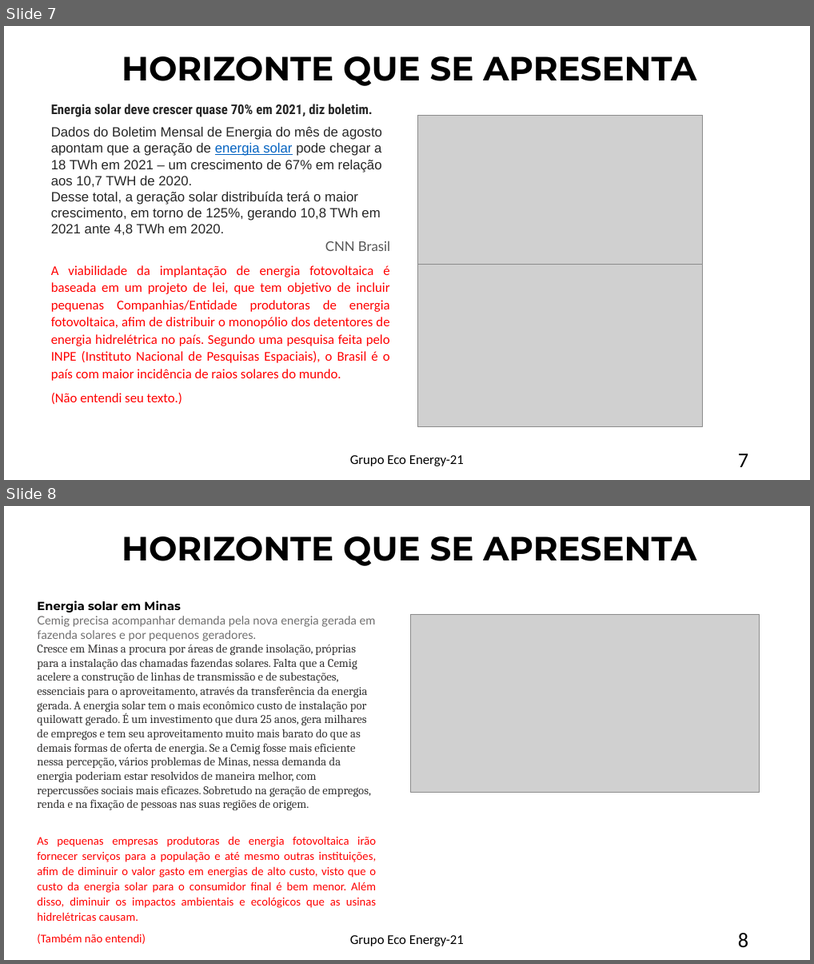
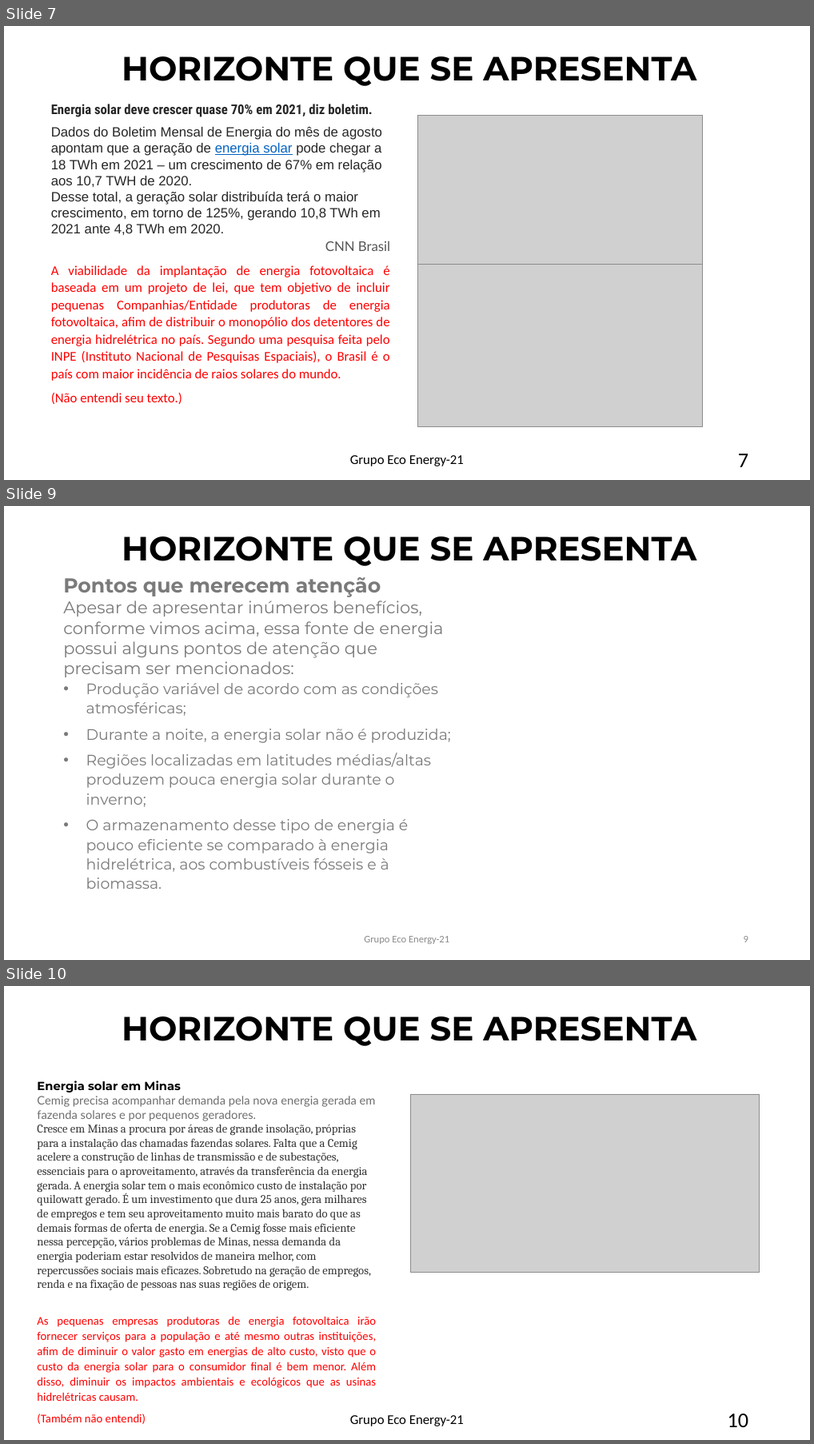
Before and after one commit to sudariogoncalves/ECO-Energy-21-, a slide deck: Projeto Eco-Energy 21.pptx. Shown one above the other, each under a label of ours: slides 7 and 8 before the commit, slides 7, 9 and 10 after it; the slides between them are not shown. The pictures are 814x964 and 814x1444 pixels, drawn with LibreOffice and Linux fonts; fonts in the diff are those of the drawing; grey boxes stand for pictures. Boxes give left, top, right and bottom in pixels: in the first picture for what was removed or moved away, otherwise in the second. Text is boxed around its words. In the diff, an @@ line names an element or a change of style, - is before the commit and + after.

```diff
--- a/Projeto Eco-Energy 21.pptx
+++ b/Projeto Eco-Energy 21.pptx
@@ slide 9 added at [4, 506, 810, 960], background #FFFFFF @@
@@ text added at [122, 536, 697, 566], 40 pt, text #000000, bold @@
+HORIZONTE QUE SE APRESENTA
@@ text added at [63, 577, 451, 888], 18 pt, text #7A7A7A @@
+Pontos que merecem atenção
+Apesar de apresentar inúmeros benefícios, conforme vimos acima, essa fonte de energia possui alguns pontos de atenção que precisam ser mencionados:
+• Produção variável de acordo com as condições atmosféricas;
+• Durante a noite, a energia solar não é produzida;
+• Regiões localizadas em latitudes médias/altas produzem pouca energia solar durante o inverno;
+• O armazenamento desse tipo de energia é pouco eficiente se comparado à energia hidrelétrica, aos combustíveis fósseis e à biomassa.
@@ text added at [364, 936, 450, 944], 12 pt, text #8C8C8C @@
+Grupo Eco Energy-21
@@ page number added at [744, 936, 749, 942], 12 pt, text #8C8C8C @@
+9
@@ what was slide 8 is now slide 10 @@
@@ page number at [728, 1413, 750, 1427]: text changed @@
-8
+10
```
Also in this commit, not shown: 1 slide changed, 1 other slide added.
